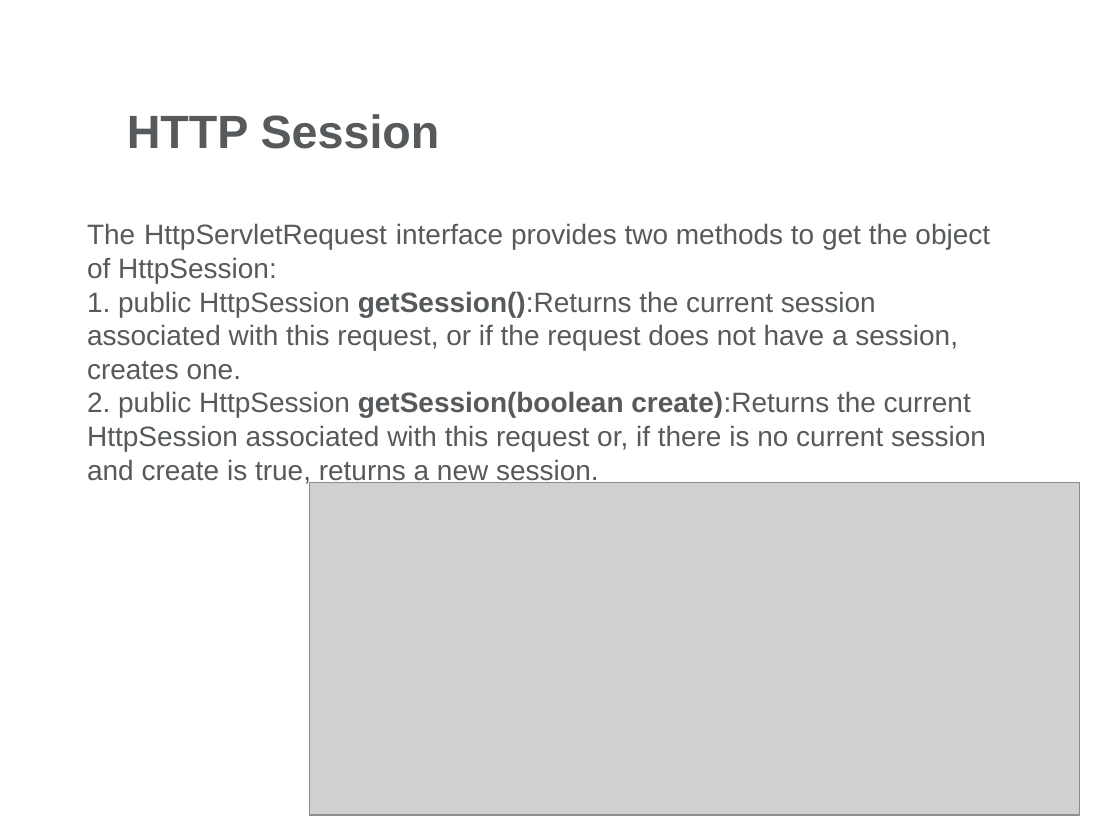
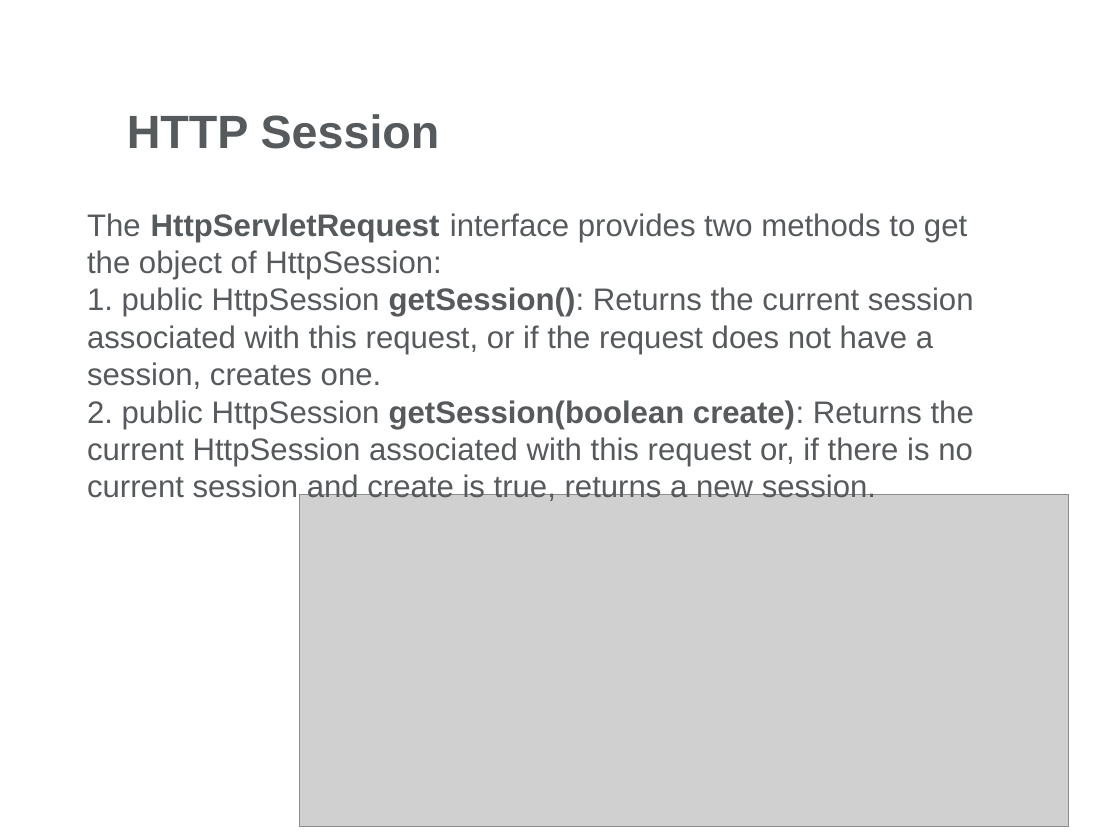
Before and after one commit to andreiapostol/JavaDocs, a slide deck: slide 28 of Servlets/Day2/Docs/Web Presentation-Part2.pptx. Drawn at 1120x840 pixels with LibreOffice and Linux fonts; fonts in the diff are those of the drawing; grey boxes stand for pictures; background and template pictures are left out. Boxes give left, top, right and bottom in pixels: in the first picture for what was removed or moved away, otherwise in the second. Text is boxed around its words. In the diff, an @@ line names an element or a change of style, - is before the commit and + after.

Commit message:
servlets

```diff
--- a/Servlets/Day2/Docs/Web Presentation-Part2.pptx
+++ b/Servlets/Day2/Docs/Web Presentation-Part2.pptx
@@ text "The HttpServletRequest interface provides two ...": place and size @@
-text "The HttpServletRequest interface provides two ..." at (87,223,990,485)
+text "The HttpServletRequest interface provides two ..." at (87,213,974,501)
@@ text at (87,213,967,279): size 18 to 20 pt in "The HttpServletRequest interface provides two methods to ..."; bold on in "HttpServletRequest" @@
@@ text at (87,287,974,501): text changed; size 18 to 20 pt @@
-1. public HttpSession getSession():Returns the current session associated with this request, or if the request does not have a session, creates one.
-2. public HttpSession getSession(boolean create):Returns the current HttpSession associated with this request or, if there is no current session and create is true, returns a new session.
+1. public HttpSession getSession(): Returns the current session associated with this request, or if the request does not have a session, creates one.
+2. public HttpSession getSession(boolean create): Returns the current HttpSession associated with this request or, if there is no current session and create is true, returns a new session.
@@ picture: place and size @@
-picture at (310,483,1080,815)
+picture at (299,494,1068,827)
```
Also in this commit, not shown: 16 other slides changed, 39 other files.
